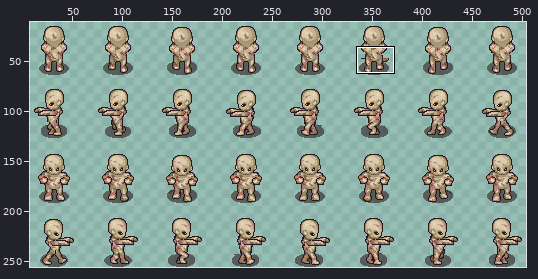
Sprite sheet, stored at app/src/main/res/drawable/zombie_walk.png. The picture above shows the old version from afar; the outline marks the close-up.
Close-up. Before the edit:
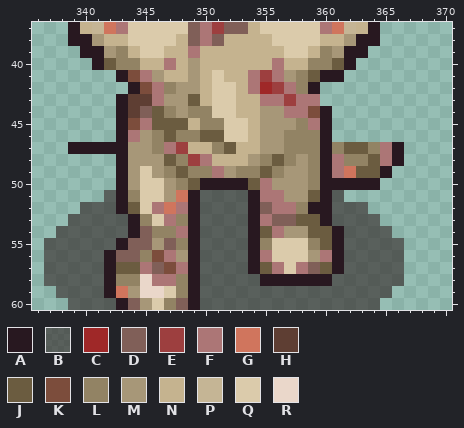
The file is 512x256 pixels. Pixels under 10% opacity are left out. Colours within 5 levels of each other are drawn and written as one. Shown: x 336..370, y 37..60. The wide view leaves out empty margins.
Palette (. is transparent): A #281820  B #2f202098  C #9f2828  D #805f58  E #9d3f3f  F #ac7676  G #d0755d  H #5e3e33  J #6b5c40  K #7c4d3c  L #928364  M #a79778  N #c5b38f  P #c5b595  Q #dbcbab  R #ead7ca
Pixels before, first column x 337:
37 ..ANPGFQQQQQDFEDDNQQQQQFGPNA..
38 ..AAMNNQQQQNDFDNNNNQQQQNNMAA..
39 ...AAMLNQQNNFNNNNNNNQQNLMAA...
40 ....AJLLNNFNMNNNNNNFNNLLJA....
41 ......AKFMNNMNQNNFEFMLJAA.....
42 .......AKFLMMNQQNFCEFLA.......
43 ......AHHFMMJNQQNNFFEFF.......
44 ......AHDJLMLLQQNNMMFFKA......
45 ......AKFJJJNLLQQNMMMLFA......
46 ......AFMLJLLJJQQNMMLLLA......
47 ..AAAAAMMLFENNLJNNMMLLLALJJLFA
48 ......AMMMJLEFNNNMLJLMLAFLLJFA
49 ......AMQMLJLLFMLLJLMMLAFGJJA.
50 ......AMQQMLJAAAAJFMMMLAAAAA..
51 .....BALQQMGABBBBAFFMMJAB.....
52 ...BBBAJQFGFABBBBADFFLAABBB...
53 ..BBBBBALQFLABBBBAFDDJJABBBB..
54 .BBBBBBADLLFABBBBAJFMMJJABBBB.
55 BBBBBBADDMDLABBBBALQQQLJABBBBB
56 BBBBBADDLKFMABBBBAFQQQMFABBBBB
57 BBBBBAJJFDKFABBBBAJFQFDJABBBBB
58 BBBBBALLRFFLABBBBBAAAAAABBBBBB
59 .BBBBAGMRRQLABBBBBBBBBBBBBBBB.
60 ..BBBBADMQLDABBBBBBBBBBBBBBB..
The same view after the edit:
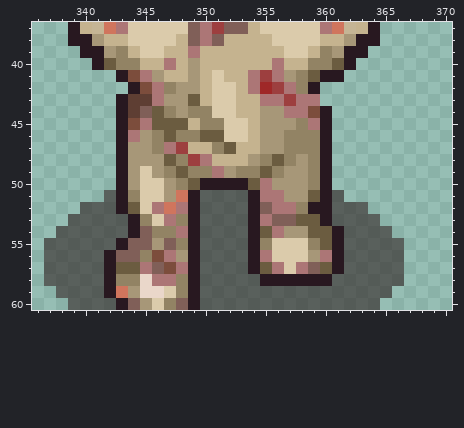
The edit:
Changed rows in their new state; - is an unchanged pixel.
first column x 339:
47 ....------------------......
48 ----------------------......
49 ----------------------.....-
50 ----------------------....--
Changed places in both close-ups, as pixel boxes (x1, y1, x2, y2):
erased: (68, 142, 116, 154)
erased: (332, 142, 404, 190)
